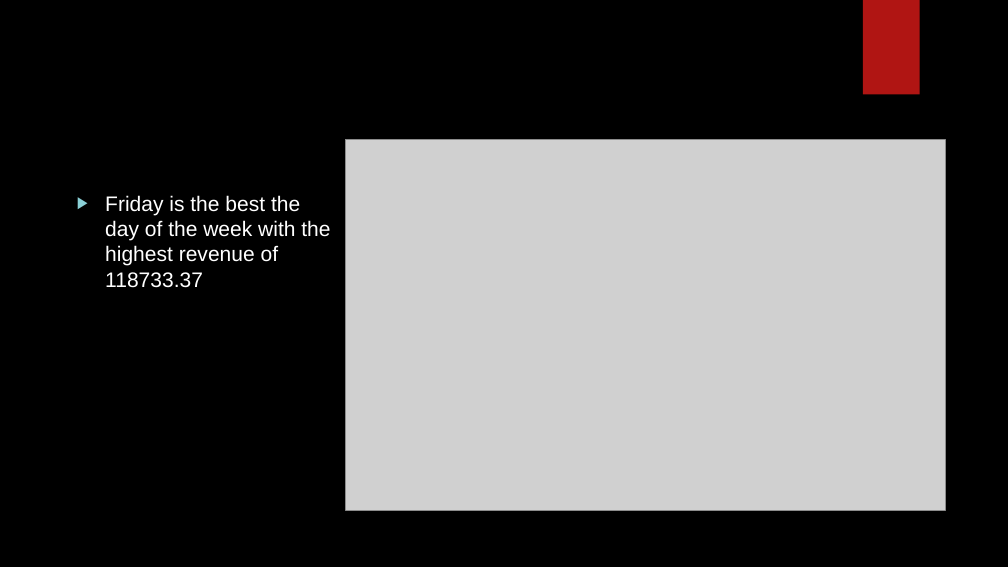
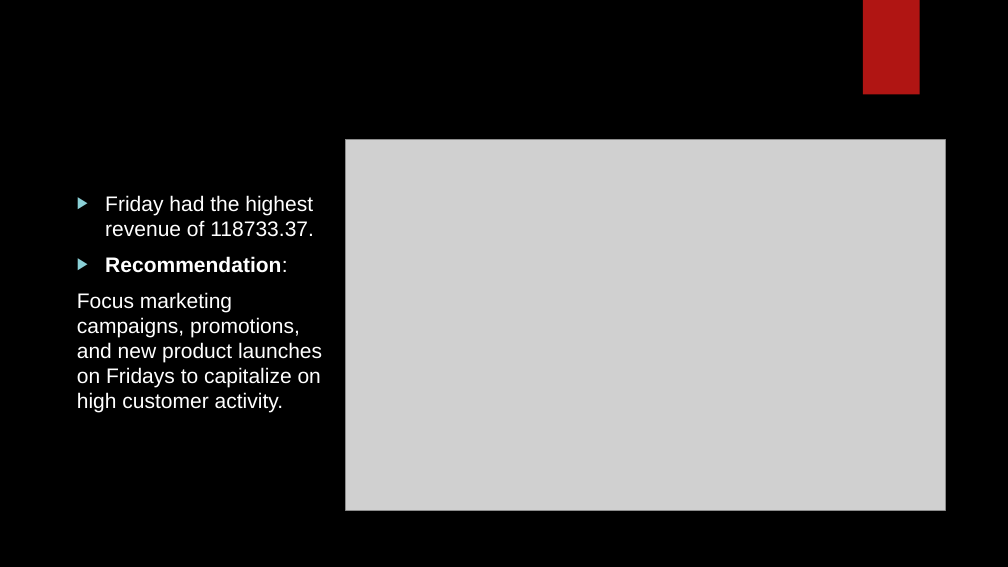
Before and after one commit to DVG-PROJECT/Week-11-Project, a slide deck: slide 5 of Fashion Retail Analysis 1 updated.pptx. Drawn at 1008x567 pixels with LibreOffice and Linux fonts; fonts in the diff are those of the drawing; grey boxes stand for pictures; background and template pictures are left out. Boxes give left, top, right and bottom in pixels: in the first picture for what was removed or moved away, otherwise in the second. Text is boxed around its words. In the diff, an @@ line names an element or a change of style, - is before the commit and + after.

```diff
--- a/Fashion Retail Analysis 1 updated.pptx
+++ b/Fashion Retail Analysis 1 updated.pptx
@@ text at [77,195,322,413]: text changed @@
-▶ Friday is the best the day of the week with the highest revenue of 118733.37
+▶ Friday had the highest revenue of 118733.37.
+▶ Recommendation:
+Focus marketing campaigns, promotions, and new product launches on Fridays to capitalize on high customer activity.
```
Also in this commit, not shown: 4 other slides changed.
